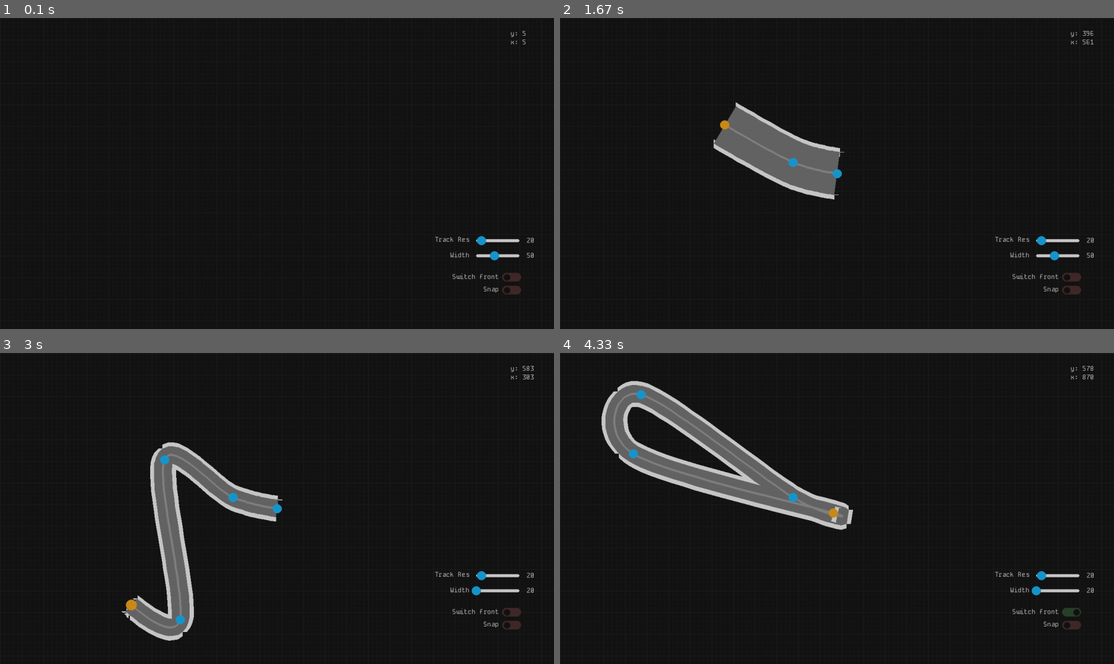
Above: before the commit, frames 1-4 (two rows, left to right).
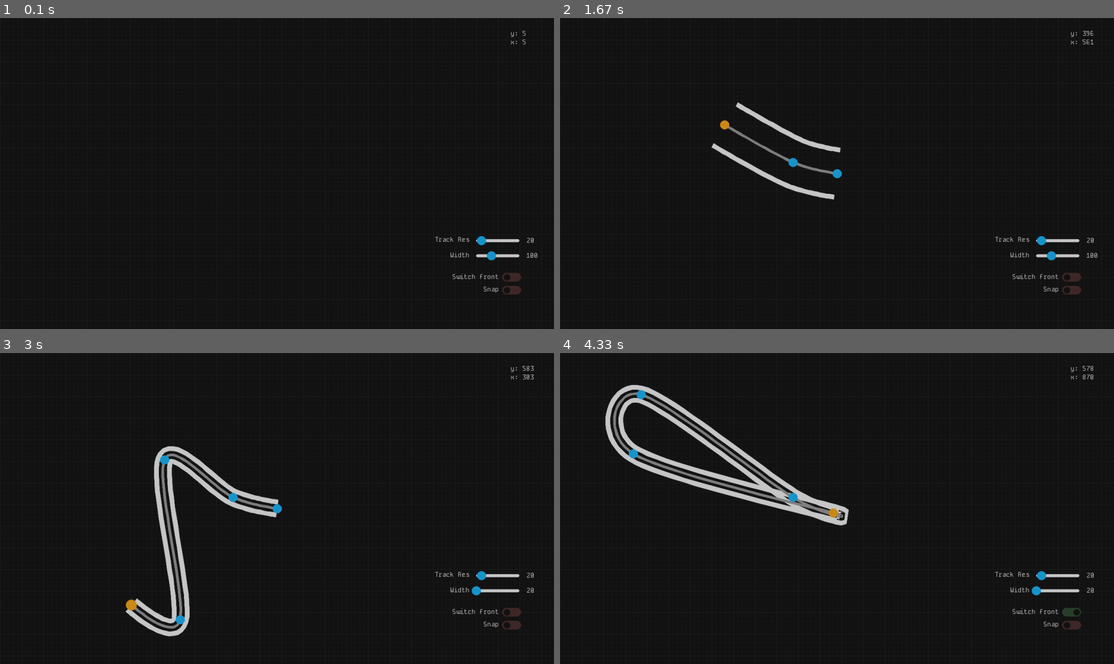
Above: after the commit, the same moments.

Repository: Raphael-W/Racing-Line
Game: pygame game, started from src/main.py
Same seed, same stepped clock (60 frames per second), same inputs: the game is played once before the commit and once after it.
Inputs (mouse positions are in pixels of both pictures, inside the frame that each line leads up to):
- Up to frame 1 (0.1 s): no input
- Up to frame 2 (1.67 s): click (837, 173) at 0.38 s; click (792, 161) at 0.72 s; click (726, 123) at 1.05 s; press the mouse at (681, 77) at 1.37 s; move the mouse to (742, 133) at 1.47 s; release the mouse at (803, 189) at 1.6 s
- Up to frame 3 (3 s): press the mouse at (493, 589) at 1.7 s; move the mouse to (315, 555) at 1.8 s; release the mouse at (138, 520) at 1.93 s; press the mouse at (493, 589) at 2.03 s; move the mouse to (332, 604) at 2.13 s; release the mouse at (177, 620) at 2.27 s; click (426, 542) at 2.38 s; press the mouse at (426, 542) at 2.7 s; move the mouse to (277, 573) at 2.8 s; release the mouse at (132, 604) at 2.93 s
- Up to frame 4 (4.33 s): press the mouse at (692, 604) at 3.03 s; move the mouse to (759, 558) at 3.13 s; release the mouse at (831, 511) at 3.27 s; press the mouse at (737, 620) at 3.37 s; move the mouse to (687, 536) at 3.47 s; release the mouse at (632, 452) at 3.6 s; press the mouse at (726, 458) at 3.7 s; move the mouse to (681, 427) at 3.8 s; release the mouse at (643, 393) at 3.93 s; press the mouse at (1069, 611) at 4.03 s; move the mouse to (1003, 608) at 4.13 s; release the mouse at (936, 601) at 4.27 s

The runs differ from the first frame. In frame 1, less than 0.1% of the frame differs, in the area x 87-97%, y 74-79%; in frame 2, 3.1%; in frame 3, 4.5%; in frame 4, 6.0%, in the area x 7-53%, y 8-57%.

Commit message:
Added antialiasing to track

Diff:
--- a/src/main.py
+++ b/src/main.py
@@ -30,7 +30,7 @@
                   "mainGrid": (30, 30, 30),
                   "innerGrid": (25, 25, 25),
                   "white": (200, 200, 200),
-                  "link":(150, 150, 150)}
+                  "mainTrack": (100, 100, 100)}
 
 mainFont = "../assets/MonoFont.ttf"
 
@@ -46,7 +46,7 @@
 switchFront = Switch(UILayer, programColours["white"], (120, 130), "SE", 0.8, value = False)
 switchFrontLabel = Label(UILayer, 15, (235, 128), "SE", "Switch front", programColours["white"])
 
-trackWidth = Slider(UILayer, 15, programColours["white"], programColours["controlPoint"], (180, 173), "SE", 1, 100, (20, 100), action = lambda: mainTrack.changeWidth(trackWidth.value), value = mainTrack.width)
+trackWidth = Slider(UILayer, 15, programColours["white"], programColours["controlPoint"], (180, 173), "SE", 1, 100, (20, 200), action = lambda: mainTrack.changeWidth(trackWidth.value), value = mainTrack.width)
 trackWidthLabel = Label(UILayer, 15, (240, 178), "SE", "Width", programColours["white"])
 
 trackRes = Slider(UILayer, 15, programColours["white"], programColours["controlPoint"], (180, 208), "SE", 1, 100, (10, 100), action = lambda: mainTrack.changeRes(trackRes.value), value = mainTrack.perSegRes)
--- a/src/spline.py
+++ b/src/spline.py
@@ -27,7 +27,33 @@
     projection = lineA + t * (lineB - lineA)
     return pointDistance(point, projection)
 
+def extendPoints(points):
+    xExt = (points[-1][0] - points[-2][0])
+    yExt = (points[-1][1] - points[-2][1])
+    pointExt = (points[-1][0] + xExt, points[-1][1] + yExt)
+    extendedSplinePoints = points + [pointExt]
+
+    return extendedSplinePoints
+
+def offsetPoints(points, offset):
+    return [(point[0] + offset[0], point[1] + offset[1]) for point in points]
+
+def calculateSide(points, pointIndex, width):
+    width = width / 2
+    points = extendPoints(points)
+
+    distance = pointDistance(points[pointIndex], points[pointIndex + 1])
+    sideX = ((width * (points[pointIndex][1] - points[pointIndex + 1][1])) / distance) + points[pointIndex][0]
+    sideY = ((width * (points[pointIndex + 1][0] - points[pointIndex][0])) / distance) + points[pointIndex][1]
+
+    return sideX, sideY
+
+def formPolygon(leftSide, rightSide):
+     return leftSide + list(reversed(rightSide))
+
 def findKink(point, linePoints, width):
+    width = width / 2
+
     kinkFound = False
     for pointIndex in range(len(linePoints)):
         kinkFound = kinkFound or (pointDistance(point, linePoints[pointIndex]) < (width - 1))
@@ -112,8 +138,14 @@
         self.points = []
         self.splinePoints = []
 
-        self.leftTrackEdge = []
-        self.rightTrackEdge = []
+        self.splinePointsPolygonLeftSide = []
+        self.splinePointsPolygonRightSide = []
+
+        self.leftTrackEdgePolygonInner = []
+        self.leftTrackEdgePolygonOuter = []
+
+        self.rightTrackEdgePolygonInner = []
+        self.rightTrackEdgePolygonOuter = []
 
         self.history = []
         self.pointsSelected = []
@@ -121,7 +153,7 @@
         self.closed = False
 
         self.perSegRes = 20
-        self.width = 50
+        self.width = 100
 
         for point in points:
             self.points.append(ControlPoint(point[0], point[1]))
@@ -158,12 +190,25 @@
         if len(self.points) > 1:
             if index > 0:
                 self.splinePoints = self.splinePoints[:((index - 1) * self.perSegRes):] + ([''] * self.perSegRes) + self.splinePoints[((index - 1) * self.perSegRes):]
-                self.leftTrackEdge = self.leftTrackEdge[:((index - 1) * self.perSegRes)] + ([''] * self.perSegRes) + self.leftTrackEdge[((index - 1) * self.perSegRes):]
-                self.rightTrackEdge = self.rightTrackEdge[:((index - 1) * self.perSegRes)] + ([''] * self.perSegRes) + self.rightTrackEdge[((index - 1) * self.perSegRes):]
+                self.splinePointsPolygonLeftSide = self.splinePointsPolygonLeftSide[:((index - 1) * self.perSegRes):] + ([''] * self.perSegRes) + self.splinePointsPolygonLeftSide[((index - 1) * self.perSegRes):]
+                self.splinePointsPolygonRightSide = self.splinePointsPolygonRightSide[:((index - 1) * self.perSegRes):] + ([''] * self.perSegRes) + self.splinePointsPolygonRightSide[((index - 1) * self.perSegRes):]
+
+                self.leftTrackEdgePolygonInner = self.leftTrackEdgePolygonInner[:((index - 1) * self.perSegRes)] + ([''] * self.perSegRes) + self.leftTrackEdgePolygonInner[((index - 1) * self.perSegRes):]
+                self.leftTrackEdgePolygonOuter = self.leftTrackEdgePolygonOuter[:((index - 1) * self.perSegRes)] + ([''] * self.perSegRes) + self.leftTrackEdgePolygonOuter[((index - 1) * self.perSegRes):]
+
+                self.rightTrackEdgePolygonInner = self.rightTrackEdgePolygonInner[:((index - 1) * self.perSegRes)] + ([''] * self.perSegRes) + self.rightTrackEdgePolygonInner[((index - 1) * self.perSegRes):]
+                self.rightTrackEdgePolygonOuter = self.rightTrackEdgePolygonOuter[:((index - 1) * self.perSegRes)] + ([''] * self.perSegRes) + self.rightTrackEdgePolygonOuter[((index - 1) * self.perSegRes):]
+
             else:
                 self.splinePoints = ([''] * self.perSegRes) + self.splinePoints
-                self.leftTrackEdge = ([''] * self.perSegRes) + self.leftTrackEdge
-                self.rightTrackEdge = ([''] * self.perSegRes) + self.rightTrackEdge
+                self.splinePointsPolygonLeftSide = ([''] * self.perSegRes) + self.splinePointsPolygonLeftSide
+                self.splinePointsPolygonRightSide = ([''] * self.perSegRes) + self.splinePointsPolygonRightSide
+
+                self.leftTrackEdgePolygonInner = ([''] * self.perSegRes) + self.leftTrackEdgePolygonInner
+                self.leftTrackEdgePolygonOuter = ([''] * self.perSegRes) + self.leftTrackEdgePolygonOuter
+
+                self.rightTrackEdgePolygonInner = ([''] * self.perSegRes) + self.rightTrackEdgePolygonInner
+                self.rightTrackEdgePolygonOuter = ([''] * self.perSegRes) + self.rightTrackEdgePolygonOuter
 
         if update:
             self.computeSpline(updatePoints = [index])
@@ -178,12 +223,24 @@
 
             if index > 0:
                 self.splinePoints = self.splinePoints[:((index - 1) * self.perSegRes):] + self.splinePoints[(index * self.perSegRes):]
-                self.leftTrackEdge = self.leftTrackEdge[:((index - 1) * self.perSegRes)] + self.leftTrackEdge[(index * self.perSegRes):]
-                self.rightTrackEdge = self.rightTrackEdge[:((index - 1) * self.perSegRes)] + self.rightTrackEdge[(index * self.perSegRes):]
+                self.splinePointsPolygonLeftSide = self.splinePointsPolygonLeftSide[:((index - 1) * self.perSegRes):] + self.splinePointsPolygonLeftSide[(index * self.perSegRes):]
+                self.splinePointsPolygonRightSide = self.splinePointsPolygonRightSide[:((index - 1) * self.perSegRes):] + self.splinePointsPolygonRightSide[(index * self.perSegRes):]
+
+                self.leftTrackEdgePolygonInner = self.leftTrackEdgePolygonInner[:((index - 1) * self.perSegRes)] + self.leftTrackEdgePolygonInner[(index * self.perSegRes):]
+                self.leftTrackEdgePolygonOuter = self.leftTrackEdgePolygonOuter[:((index - 1) * self.perSegRes)] + self.leftTrackEdgePolygonOuter[(index * self.perSegRes):]
+
+                self.rightTrackEdgePolygonInner = self.rightTrackEdgePolygonInner[:((index - 1) * self.perSegRes)] + self.rightTrackEdgePolygonInner[(index * self.perSegRes):]
+                self.rightTrackEdgePolygonOuter = self.rightTrackEdgePolygonOuter[:((index - 1) * self.perSegRes)] + self.rightTrackEdgePolygonOuter[(index * self.perSegRes):]
             else:
                 self.splinePoints = self.splinePoints[((index + 1) * self.perSegRes):]
-                self.leftTrackEdge = self.leftTrackEdge[((index + 1) * self.perSegRes):]
-                self.rightTrackEdge = self.rightTrackEdge[((index + 1) * self.perSegRes):]
+                self.splinePointsPolygonLeftSide = self.splinePointsPolygonLeftSide[((index + 1) * self.perSegRes):]
+                self.splinePointsPolygonRightSide = self.splinePointsPolygonRightSide[((index + 1) * self.perSegRes):]
+
+                self.leftTrackEdgePolygonInner = self.leftTrackEdgePolygonInner[((index + 1) * self.perSegRes):]
+                self.leftTrackEdgePolygonOuter = self.leftTrackEdgePolygonOuter[((index + 1) * self.perSegRes):]
+
+                self.rightTrackEdgePolygonInner = self.rightTrackEdgePolygonInner[((index + 1) * self.perSegRes):]
+                self.rightTrackEdgePolygonOuter = self.rightTrackEdgePolygonOuter[((index + 1) * self.perSegRes):]
 
             if update:
                 self.computeSpline(updatePoints = [index])
@@ -302,26 +359,26 @@
 
             if len(updatePoints) == 0:
                 updateRanges = [(0, resolution)]
-                self.leftTrackEdge = [''] * (len(self.splinePoints))
-                self.rightTrackEdge = [''] * (len(self.splinePoints))
-
-            xExt = (self.splinePoints[-1][0] - self.splinePoints[-2][0])
-            yExt = (self.splinePoints[-1][1] - self.splinePoints[-2][1])
-            pointExt = (self.splinePoints[-1][0] + xExt, self.splinePoints[-1][1] + yExt)
-            extendedSplinePoints = self.splinePoints + [pointExt]
+
+                self.splinePointsPolygonLeftSide = ([''] * resolution)
+                self.splinePointsPolygonRightSide = ([''] * resolution)
+
+                self.leftTrackEdgePolygonInner = ([''] * resolution)
+                self.leftTrackEdgePolygonOuter = ([''] * resolution)
+
+                self.rightTrackEdgePolygonInner = ([''] * resolution)
+                self.rightTrackEdgePolygonOuter = ([''] * resolution)
 
             for updateRange in updateRanges:
-                for seg in range(*updateRange):
-                    distance = pointDistance(extendedSplinePoints[seg], extendedSplinePoints[seg + 1])
-
-                    newXLeft = ((self.width * (extendedSplinePoints[seg][1] - extendedSplinePoints[seg + 1][1])) / distance) + extendedSplinePoints[seg][0]
-                    newYLeft = ((self.width * (extendedSplinePoints[seg + 1][0] - extendedSplinePoints[seg][0])) / distance) + extendedSplinePoints[seg][1]
-
-                    newXRight = ((-self.width * (extendedSplinePoints[seg][1] - extendedSplinePoints[seg + 1][1])) / distance) + extendedSplinePoints[seg][0]
-                    newYRight = ((-self.width * (extendedSplinePoints[seg + 1][0] - extendedSplinePoints[seg][0])) / distance) + extendedSplinePoints[seg][1]
-
-                    self.leftTrackEdge[seg] = (newXLeft, newYLeft)
-                    self.rightTrackEdge[seg] = (newXRight, newYRight)
+                for point in range(*updateRange):
+                    self.splinePointsPolygonLeftSide[point] = calculateSide(self.splinePoints, point, 5)
+                    self.splinePointsPolygonRightSide[point] = calculateSide(self.splinePoints, point, -5)
+
+                    self.leftTrackEdgePolygonInner[point] = calculateSide(self.splinePoints, point, self.width)
+                    self.leftTrackEdgePolygonOuter[point] = calculateSide(self.splinePoints, point, self.width + 20)
+
+                    self.rightTrackEdgePolygonInner[point] = calculateSide(self.splinePoints, point, -self.width)
+                    self.rightTrackEdgePolygonOuter[point] = calculateSide(self.splinePoints, point, -(self.width + 20))
 
     def computeKerbs(self, pygame, screen):
         kerbThreshold = 0.08
@@ -354,26 +411,30 @@
                     pygame.draw.circle(screen, (252, 186, 3), self.splinePoints[dot], 5)
 
     def deKink(self):
-        xExt = (self.splinePoints[-1][0] - self.splinePoints[-2][0])
-        yExt = (self.splinePoints[-1][1] - self.splinePoints[-2][1])
-        pointExt = (self.splinePoints[-1][0] + xExt, self.splinePoints[-1][1] + yExt)
-        extendedSplinePoints = self.splinePoints + [pointExt]
+        extendedSplinePoints = extendPoints(self.splinePoints)
 
         updateRange = (0, len(self.splinePoints))
-        nonKinkCoordLeft = self.leftTrackEdge[0]
-        nonKinkCoordRight = self.rightTrackEdge[0]
+        nonKinkCoordLeftInner = self.leftTrackEdgePolygonInner[0]
+        nonKinkCoordLeftOuter = self.leftTrackEdgePolygonOuter[0]
+
+        nonKinkCoordRightInner = self.rightTrackEdgePolygonInner[0]
+        nonKinkCoordRightOuter = self.rightTrackEdgePolygonOuter[0]
 
         for seg in range(*updateRange):
-            detectionRange = (max(seg - (2 * self.perSegRes), 0), min(seg + (2 * self.perSegRes), len(self.leftTrackEdge)))
-            if findKink(self.leftTrackEdge[seg], extendedSplinePoints[detectionRange[0]: detectionRange[1]], self.width):
-                self.leftTrackEdge[seg] = nonKinkCoordLeft
+            detectionRange = (max(seg - (2 * self.perSegRes), 0), min(seg + (2 * self.perSegRes), len(self.leftTrackEdgePolygonInner)))
+            if findKink(self.leftTrackEdgePolygonInner[seg], extendedSplinePoints[detectionRange[0]: detectionRange[1]], self.width):
+                self.leftTrackEdgePolygonInner[seg] = nonKinkCoordLeftInner
+                self.leftTrackEdgePolygonOuter[seg] = nonKinkCoordLeftOuter
             else:
-                nonKinkCoordLeft = self.leftTrackEdge[seg]
-
-            if findKink(self.rightTrackEdge[seg], extendedSplinePoints[detectionRange[0]: detectionRange[1]], self.width):
-                self.rightTrackEdge[seg] = nonKinkCoordRight
+                nonKinkCoordLeftInner = self.leftTrackEdgePolygonInner[seg]
+                nonKinkCoordLeftOuter = self.leftTrackEdgePolygonOuter[seg]
+
+            if findKink(self.rightTrackEdgePolygonInner[seg], extendedSplinePoints[detectionRange[0]: detectionRange[1]], self.width):
+                self.rightTrackEdgePolygonInner[seg] = nonKinkCoordRightInner
+                self.rightTrackEdgePolygonOuter[seg] = nonKinkCoordRightOuter
             else:
-                nonKinkCoordRight = self.rightTrackEdge[seg]
+                nonKinkCoordRightInner = self.rightTrackEdgePolygonInner[seg]
+                nonKinkCoordRightOuter = self.rightTrackEdgePolygonOuter[seg]
 
     def update(self, mousePosX, mousePosY, screenWidth, screenHeight, screenBorder, pygame, offset, snap):
         self.pointsSelected = [[self.points[point], point] for point in range(len(self.points)) if self.points[point].pointSelected]
@@ -419,27 +480,63 @@
 
     def draw(self, programColours, screen, pygame, offset, switchFront):
         if len(self.points) >= 2:
-            offsetMainCurve = [(point[0] + offset[0], point[1] + offset[1]) for point in self.splinePoints]
-
-            offsetLeftTrackEdge = [(point[0] + offset[0], point[1] + offset[1]) for point in self.leftTrackEdge]
-            offsetRightTrackEdge = [(point[0] + offset[0], point[1] + offset[1]) for point in self.rightTrackEdge]
-
-            if self.closed:
-                offsetMainCurve.append(offsetMainCurve[0])
-                offsetLeftTrackEdge.append(offsetLeftTrackEdge[0])
-                offsetRightTrackEdge.append(offsetRightTrackEdge[0])
-
-            pygame.draw.lines(screen, (200, 200, 200), False, offsetLeftTrackEdge, 20)
-            pygame.draw.lines(screen, (200, 200, 200), False, offsetRightTrackEdge, 20)
+            splinePointsPolygonLeftSideOffset = offsetPoints(self.splinePointsPolygonLeftSide, offset)
+            splinePointsPolygonRightSideOffset = offsetPoints(self.splinePointsPolygonRightSide, offset)
+
+            leftTrackEdgePolygonInnerOffset = offsetPoints(self.leftTrackEdgePolygonInner, offset)
+            leftTrackEdgePolygonOuterOffset = offsetPoints(self.leftTrackEdgePolygonOuter, offset)
+
+            rightTrackEdgePolygonInnerOffset = offsetPoints(self.rightTrackEdgePolygonInner, offset)
+            rightTrackEdgePolygonOuterOffset = offsetPoints(self.rightTrackEdgePolygonOuter, offset)
 
             for point in range(len(self.points) - 1):
-                leftTrackSegment = offsetLeftTrackEdge[(point * self.perSegRes):((point + 1) * self.perSegRes) + 1]
-                rightTrackSegment = offsetRightTrackEdge[(point * self.perSegRes):((point + 1) * self.perSegRes) + 1]
-                combinedTrackEdges = leftTrackSegment + list(reversed(rightTrackSegment))
-
-                pygame.draw.polygon(screen, (100, 100, 100), combinedTrackEdges)
-
-            pygame.draw.lines(screen, programColours["curve"], False, offsetMainCurve, 5)
+                leftTrackEdgePolygonInnerSegment = leftTrackEdgePolygonInnerOffset[(point * self.perSegRes):((point + 1) * self.perSegRes) + 1]
+                leftTrackEdgePolygonOuterSegment = leftTrackEdgePolygonOuterOffset[(point * self.perSegRes):((point + 1) * self.perSegRes) + 1]
+
+                rightTrackEdgePolygonInnerSegment = rightTrackEdgePolygonInnerOffset[(point * self.perSegRes):((point + 1) * self.perSegRes) + 1]
+                rightTrackEdgePolygonOuterSegment = rightTrackEdgePolygonOuterOffset[(point * self.perSegRes):((point + 1) * self.perSegRes) + 1]
+
+                if (point == len(self.points) - 2) and self.closed:
+                    leftTrackEdgePolygonInnerSegment.append(leftTrackEdgePolygonInnerOffset[0])
+                    leftTrackEdgePolygonOuterSegment.append(leftTrackEdgePolygonOuterOffset[0])
+
+                    rightTrackEdgePolygonInnerSegment.append(rightTrackEdgePolygonInnerOffset[0])
+                    rightTrackEdgePolygonOuterSegment.append(rightTrackEdgePolygonOuterOffset[0])
+
+                leftTrackEdgePolygon = formPolygon(leftTrackEdgePolygonInnerSegment, leftTrackEdgePolygonOuterSegment)
+                rightTrackEdgePolygon = formPolygon(rightTrackEdgePolygonInnerSegment, rightTrackEdgePolygonOuterSegment)
+
+                pygame.gfxdraw.aapolygon(screen, leftTrackEdgePolygon, programColours["white"])
+                pygame.gfxdraw.filled_polygon(screen, leftTrackEdgePolygon, programColours["white"])
+
+                pygame.gfxdraw.aapolygon(screen, rightTrackEdgePolygon, programColours["white"])
+                pygame.gfxdraw.filled_polygon(screen, rightTrackEdgePolygon, programColours["white"])
+
+            for point in range(len(self.points) - 1):
+                leftTrackEdgePolygonInnerSegment = leftTrackEdgePolygonInnerOffset[(point * self.perSegRes):((point + 1) * self.perSegRes) + 1]
+                rightTrackEdgePolygonInnerSegment = rightTrackEdgePolygonInnerOffset[(point * self.perSegRes):((point + 1) * self.perSegRes) + 1]
+
+                if (point == len(self.points) - 2) and self.closed:
+                    leftTrackEdgePolygonInnerSegment.append(leftTrackEdgePolygonInnerOffset[0])
+                    rightTrackEdgePolygonInnerSegment.append(rightTrackEdgePolygonInnerOffset[0])
+
+                mainTrackPolygon = formPolygon(leftTrackEdgePolygonInnerSegment, rightTrackEdgePolygonInnerSegment)
+
+                # pygame.gfxdraw.aapolygon(screen, mainTrackPolygon, programColours["mainTrack"])
+                # pygame.gfxdraw.filled_polygon(screen, mainTrackPolygon, programColours["mainTrack"])
+
+            for point in range(len(self.points) - 1):
+                splinePointsPolygonLeftSideOffsetSegment = splinePointsPolygonLeftSideOffset[(point * self.perSegRes):((point + 1) * self.perSegRes) + 1]
+                splinePointsPolygonRightSideOffsetSegment = splinePointsPolygonRightSideOffset[(point * self.perSegRes):((point + 1) * self.perSegRes) + 1]
+
+                if (point == len(self.points) - 2) and self.closed:
+                    splinePointsPolygonLeftSideOffsetSegment.append(splinePointsPolygonLeftSideOffset[0])
+                    splinePointsPolygonRightSideOffsetSegment.append(splinePointsPolygonRightSideOffset[0])
+
+                mainCurvePolygon = formPolygon(splinePointsPolygonLeftSideOffsetSegment, splinePointsPolygonRightSideOffsetSegment)
+
+                pygame.gfxdraw.aapolygon(screen, mainCurvePolygon, programColours["curve"])
+                pygame.gfxdraw.filled_polygon(screen, mainCurvePolygon, programColours["curve"])
 
             # for i in offsetMainCurve:
             #     pygame.draw.circle(screen, programColours["curve"], i, 5)
